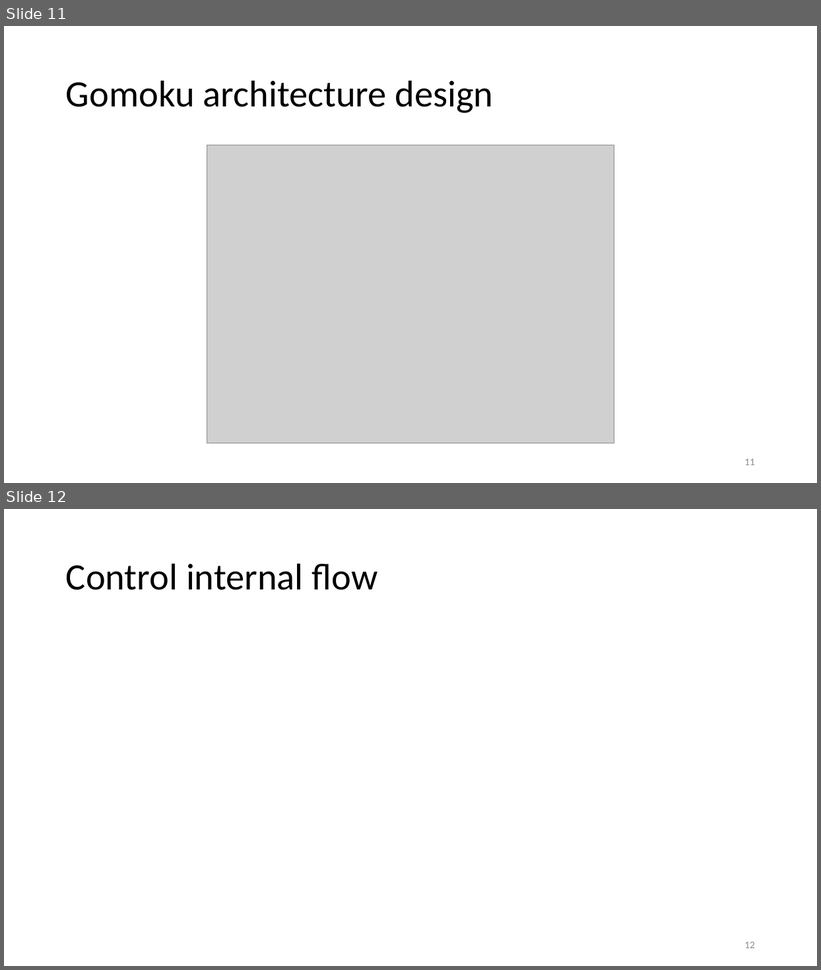
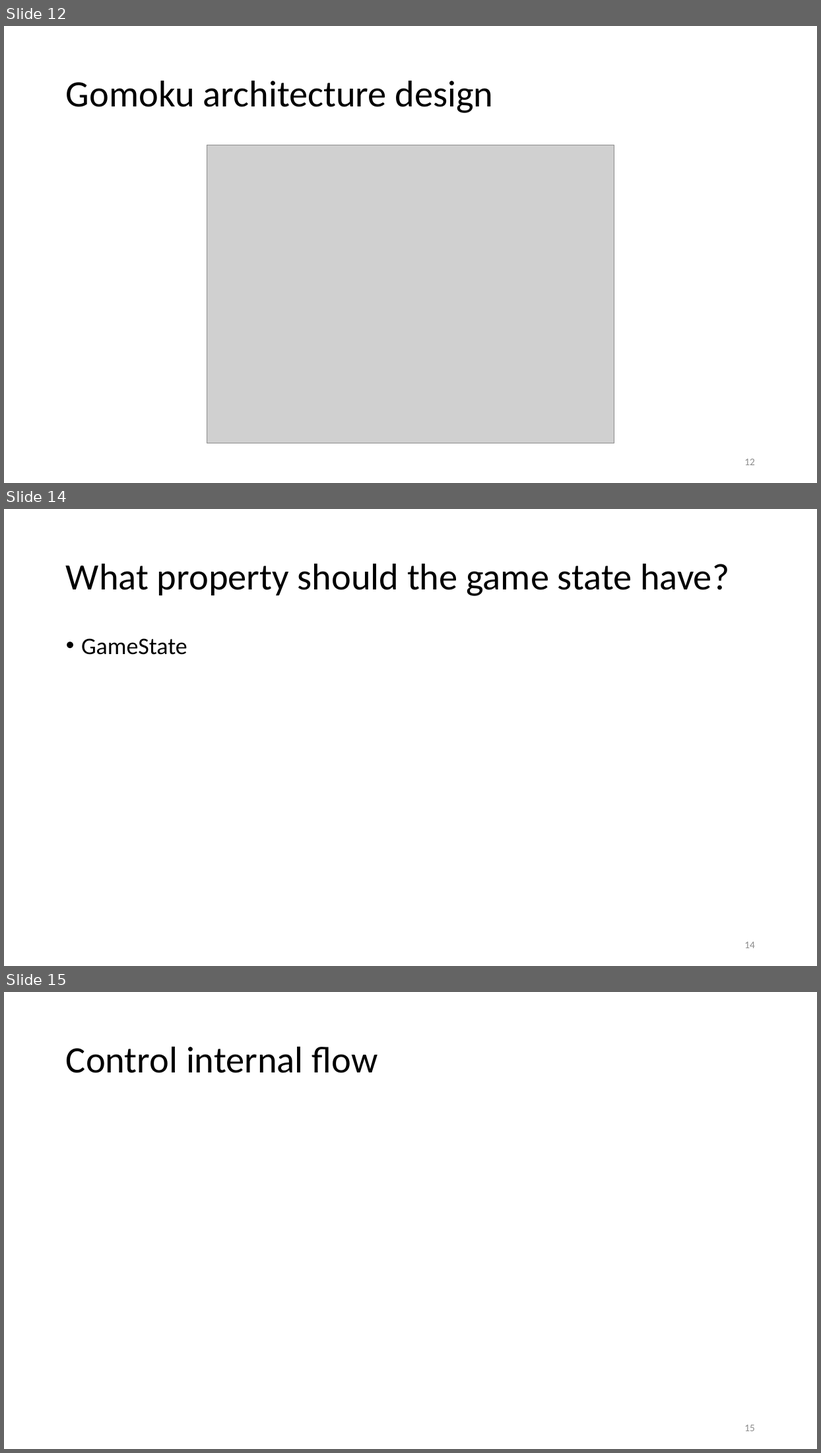
Before and after one commit to tongzhou80/cs6100, a slide deck: slides/Lecture3.pptx. Shown one above the other, each under a label of ours: slides 11 and 12 before the commit, slides 12, 14 and 15 after it; the slides between them are not shown. The pictures are 821x970 and 821x1453 pixels, drawn with LibreOffice and Linux fonts; fonts in the diff are those of the drawing; grey boxes stand for pictures; background and template pictures are left out. Boxes give left, top, right and bottom in pixels: in the first picture for what was removed or moved away, otherwise in the second. Text is boxed around its words. In the diff, an @@ line names an element or a change of style, - is before the commit and + after.

```diff
--- a/slides/Lecture3.pptx
+++ b/slides/Lecture3.pptx
@@ slide 14 added at (x1=4, y1=509, x2=817, y2=966), background #FFFFFF @@
@@ title added at (x1=66, y1=563, x2=729, y2=596), 44 pt, text #000000 @@
+What property should the game state have?
@@ text added at (x1=81, y1=638, x2=187, y2=655), 28 pt, text #000000 @@
+• GameState
@@ page number added at (x1=745, y1=942, x2=755, y2=949), 12 pt, text #8C8C8C @@
+14
@@ what was slide 11 is now slide 12 @@
@@ page number at (x1=745, y1=459, x2=755, y2=466): text changed @@
-11
+12
@@ what was slide 12 is now slide 15 @@
@@ page number at (x1=745, y1=1425, x2=755, y2=1432): text changed @@
-12
+15
```
Also in this commit, not shown: 2 other slides added, 1 other file.
